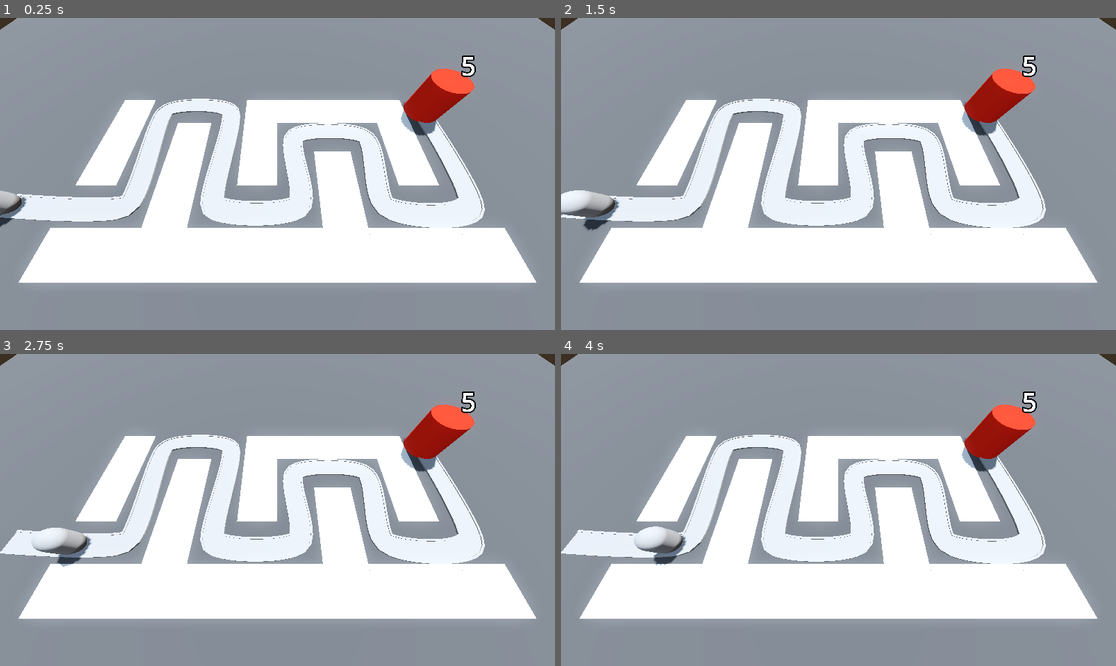
Above: before the commit, frames 1-4 (two rows, left to right).
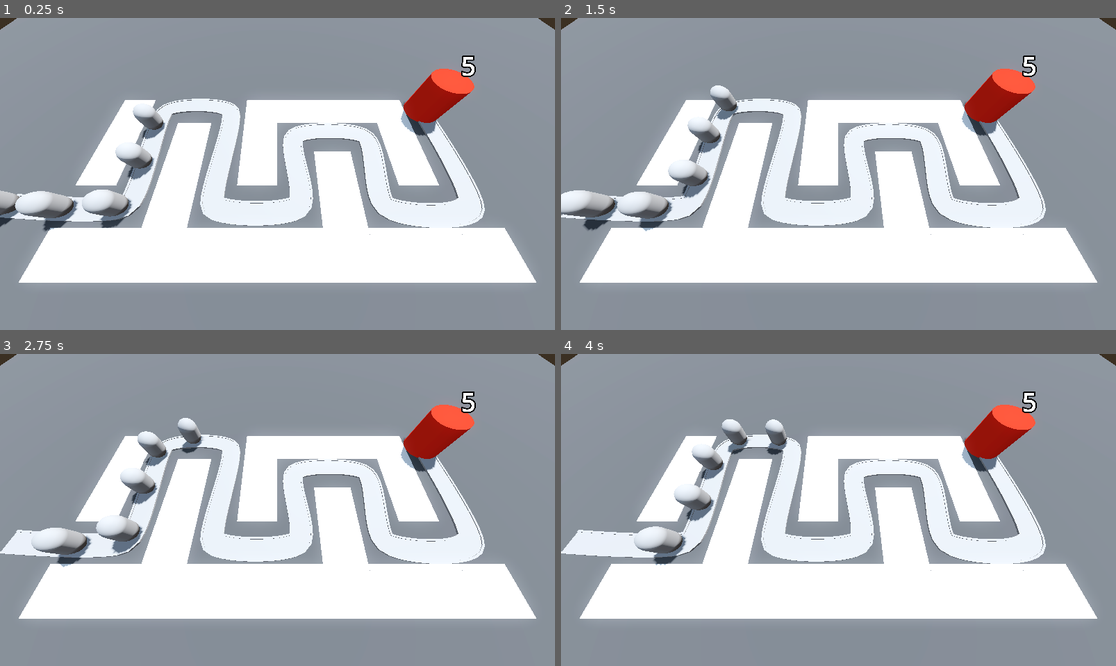
Above: after the commit, the same moments.

Repository: yrubner/TowerDefenseGD
Game: Godot game, scene res://BaseLevel.tscn
Two runs of this game, one before a commit and one after it. Both use one fixed random seed, a clock stepped at 60 frames per second and the inputs below.
Inputs:
- Up to frame 1 (0.25 s): no input
- Up to frame 2 (1.5 s): no input
- Up to frame 3 (2.75 s): no input
- Up to frame 4 (4 s): no input

The runs differ from the first frame. In frame 1, 2.2% of the frame differs, in the area x 2-30%, y 28-69%; in frame 2, 1.9%; in frame 3, 1.7%; in frame 4, 1.4%.

Commit message:
Finished Lesson 40: Introducing Properties

Diff:
--- a/Base/base.gd
+++ b/Base/base.gd
@@ -1,12 +1,20 @@
 extends Node3D
 
 @export var max_health: int = 5
+
+var current_health: int:
+	set(health_in):
+		current_health = health_in
+		print("health was changed")
+		label_3d.text = str(current_health)
+		if current_health < 1:
+			get_tree().reload_current_scene()
+
 @onready var label_3d: Label3D = $Label3D
 
 func _ready() -> void:
-	label_3d.text = str(max_health)
+	current_health = max_health
 
 func take_damage() -> void:
 	print("damage dealt to base!")
-	max_health -= 1
-	label_3d.text = str(max_health)
+	current_health -= 1
--- a/BaseLevel.tscn
+++ b/BaseLevel.tscn
@@ -98,4 +98,20 @@
 [node name="Enemy" parent="Path3D" instance=ExtResource("2_605k1")]
 transform = Transform3D(-4.37108e-08, 0, -0.999987, 0, 1, 0, 0.999987, 0, -4.37108e-08, -25, 0, 6)
 
+[node name="Enemy2" parent="Path3D" instance=ExtResource("2_605k1")]
+transform = Transform3D(-0.0394015, 0, -0.99921, 0, 1, 0, 0.99921, 0, -0.0394015, -20.009, 0, 6.29481)
+progress = 5.0
+
+[node name="Enemy3" parent="Path3D" instance=ExtResource("2_605k1")]
+transform = Transform3D(0.111651, 0, -0.993734, 0, 1, 0, 0.993734, 0, 0.111651, -15.0119, 0, 6.2622)
+progress = 10.0
+
+[node name="Enemy4" parent="Path3D" instance=ExtResource("2_605k1")]
+transform = Transform3D(0.997275, 0, 0.0735978, 0, 1, 0, -0.0735978, 0, 0.997275, -13.8035, 0, 2.11755)
+progress = 15.0
+
+[node name="Enemy5" parent="Path3D" instance=ExtResource("2_605k1")]
+transform = Transform3D(0.998322, 0, 0.05768, 0, 1, 0, -0.05768, 0, 0.998322, -14.2012, 0, -2.86672)
+progress = 20.0
+
 [node name="Base" parent="." instance=ExtResource("3_j52uw")]
Not shown, changed: README.md
